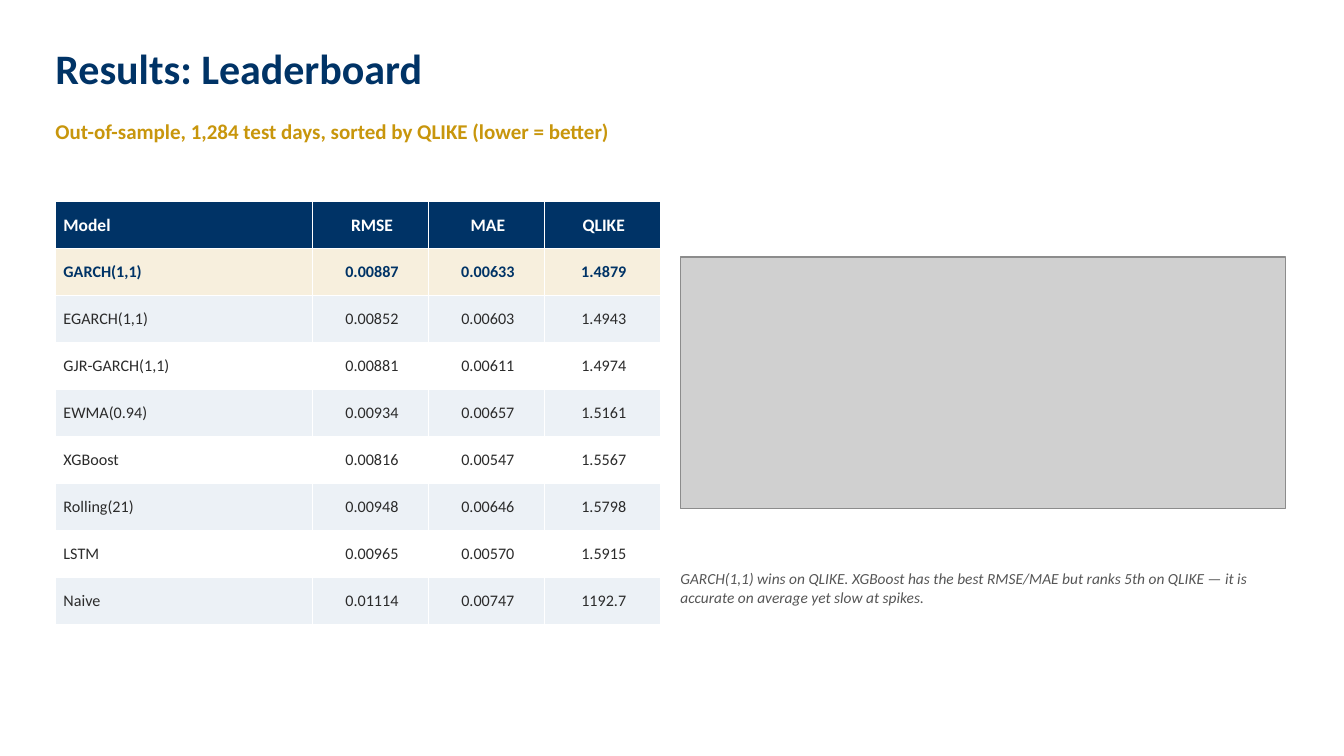
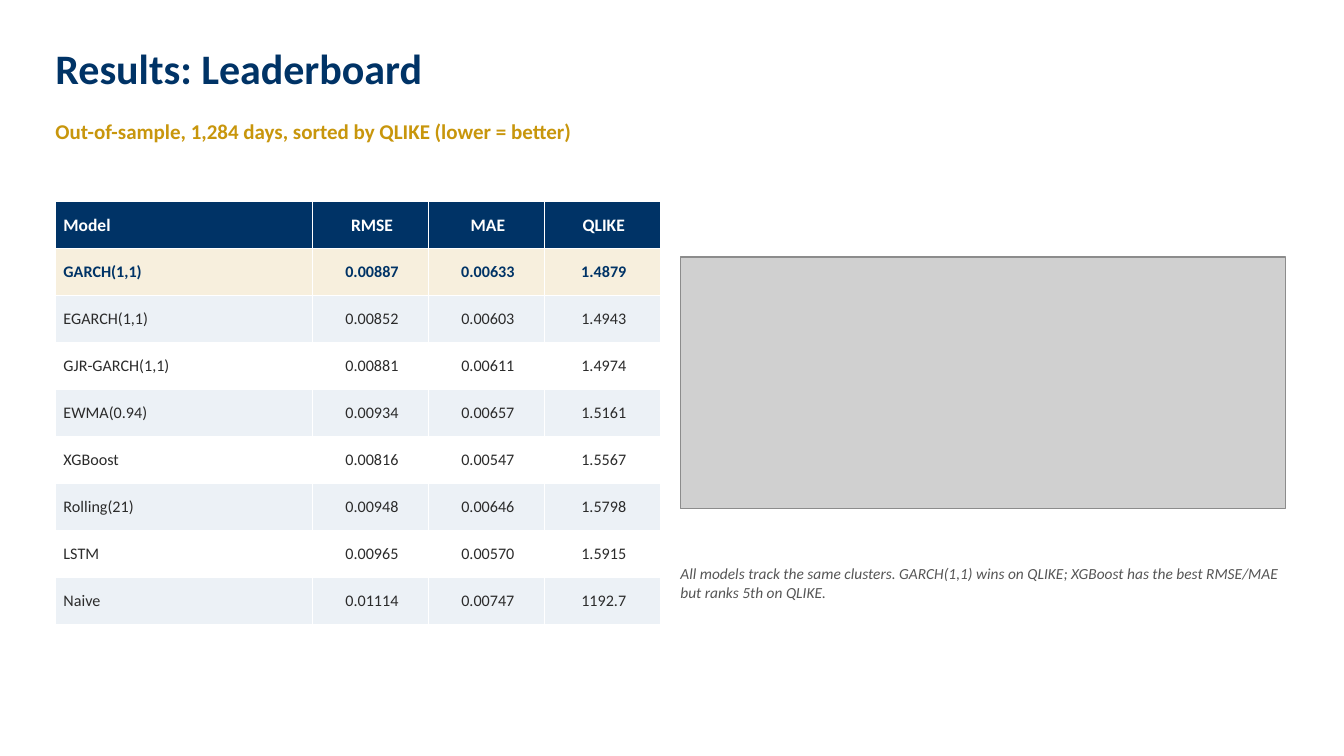
Before and after one commit to iitgF/T9, a slide deck: slide 9 of Project_Video_Presentation.pptx (slide 6 before the commit). Drawn at 1344x756 pixels with LibreOffice and Linux fonts; fonts in the diff are those of the drawing; grey boxes stand for pictures. Boxes give left, top, right and bottom in pixels: in the first picture for what was removed or moved away, otherwise in the second. Text is boxed around its words. In the diff, an @@ line names an element or a change of style, - is before the commit and + after.

```diff
--- a/Project_Video_Presentation.pptx
+++ b/Project_Video_Presentation.pptx
@@ text at <box>55,123,571,143</box>: text changed @@
-Out-of-sample, 1,284 test days, sorted by QLIKE (lower = better)
+Out-of-sample, 1,284 days, sorted by QLIKE (lower = better)
@@ text at <box>680,568,1278,600</box>: text changed @@
-GARCH(1,1) wins on QLIKE. XGBoost has the best RMSE/MAE but ranks 5th on QLIKE — it is accurate on average yet slow at spikes.
+All models track the same clusters. GARCH(1,1) wins on QLIKE; XGBoost has the best RMSE/MAE but ranks 5th on QLIKE.
```
Also in this commit, not shown: 5 other slides changed, 6 slides added, 2 slides removed, 1 other file.
